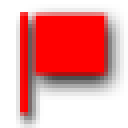
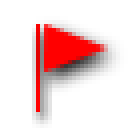
Layers edited between the first and the second 128px x 128px image:
renamed "形状 2" to "多边形 1", painted on it, masked it over left=32, top=12, right=108, bottom=76
painted on "形状 1", masked it over left=20, top=12, right=40, bottom=116
